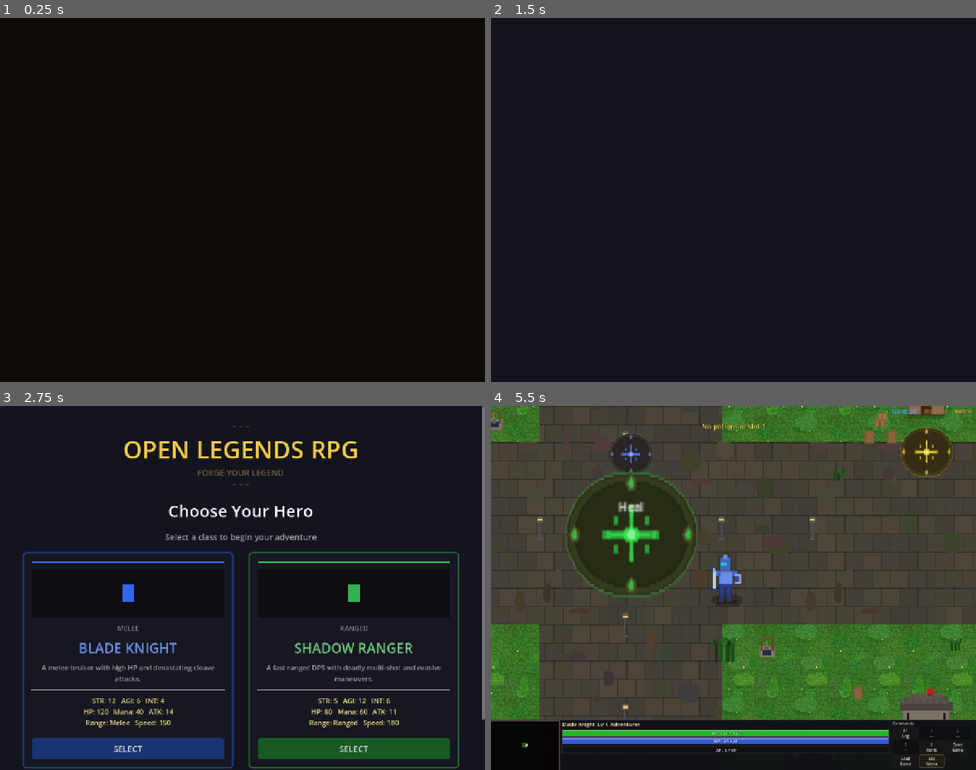
Above: before the commit, frames 1-4 (two rows, left to right).
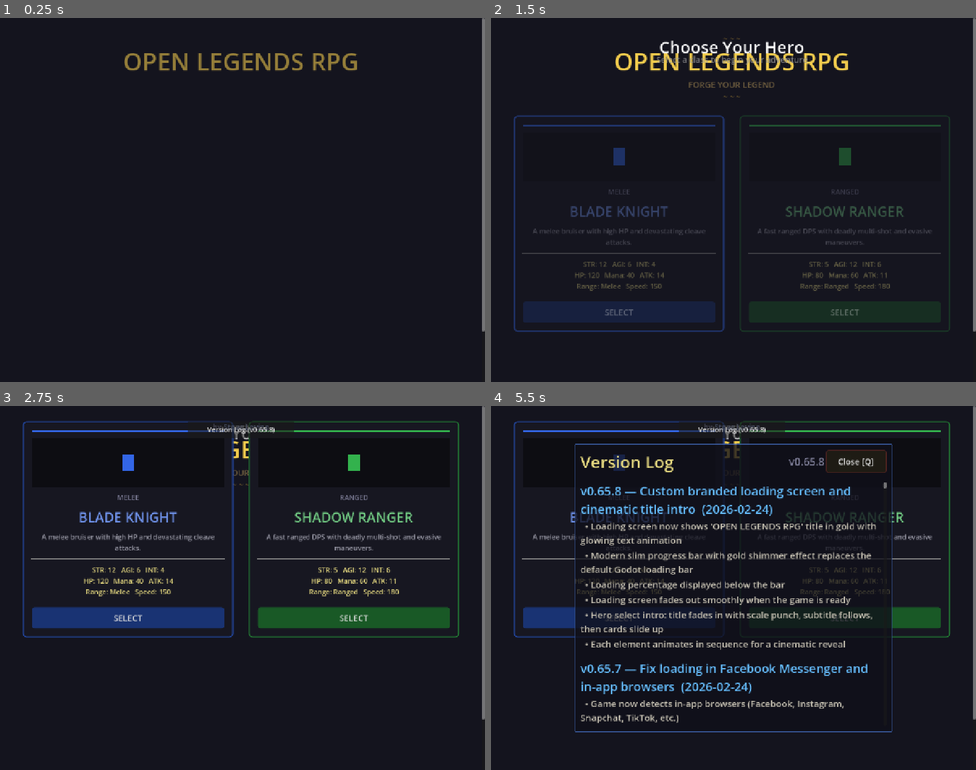
Above: after the commit, the same moments.

Repository: slxny/legends-open-rpg
Game: Godot game, scene res://scenes/main.tscn
Same seed, same stepped clock (60 frames per second), same inputs: the game is played once before the commit and once after it.
Inputs (mouse positions are in pixels of both pictures, inside the frame that each line leads up to):
- Up to frame 1 (0.25 s): no input
- Up to frame 2 (1.5 s): tap Enter at 0.5 s; move the mouse to (840, 181) at 0.52 s; hold D (move_right) 0.53-1.25 s; hold Space (attack) 0.53-1.25 s; click (840, 181) at 0.67 s; drag from (636, 218) to (709, 272) at 1.27 s
- Up to frame 3 (2.75 s): click (242, 566) at 2 s, where only the run after the commit has a clickable "Version Log (v0.65.8)"
- Up to frame 4 (5.5 s): click (733, 427) at 2.75 s, where only the run after the commit has a clickable "Version Log (v0.65.8)"; click "SELECT" at 3.5 s; move the mouse to (524, 744) at 4.27 s; hold D (move_right) 4.28-5 s; tap 1 at 4.35 s; click (524, 744) at 4.42 s; drag from (709, 660) to (942, 482) at 5.02 s

The runs differ from the first frame. In frame 1, 1.7% of the frame differs, in the area x 25-100%, y 0-87%; in frame 2, 11%; in frame 3, 20%; in frame 4, 87%, in the area x 0-100%, y 0-100%.

Commit message:
Custom branded loading screen + cinematic hero select intro (v0.65.8)
Custom HTML shell replaces default Godot loading screen with gold
"OPEN LEGENDS RPG" title, shimmering progress bar, and smooth
fade-out. Hero select now has staggered cinematic reveal: title
scales in, subtitle follows, decorations appear, then cards slide
up from below.

Co-Authored-By: Claude Opus 4.6 <noreply@anthropic.com>

Diff:
--- a/scenes/hero_select/hero_select.gd
+++ b/scenes/hero_select/hero_select.gd
@@ -14,7 +14,11 @@
 var _cards: Dictionary = {}
 var _changelog_dialog: CanvasLayer = null
 var _is_mobile: bool = false
-var _fade_overlay: ColorRect = null
+var _title_section: VBoxContainer = null
+var _game_title_label: Label = null
+var _game_sub_label: Label = null
+var _deco_top_line: HBoxContainer = null
+var _deco_bot_line: HBoxContainer = null
 
 func _ready() -> void:
 	_detect_mobile()
@@ -341,51 +345,51 @@
 
 func _build_game_title() -> void:
 	# Insert game title section ABOVE "Choose Your Hero"
-	var title_section = VBoxContainer.new()
-	title_section.add_theme_constant_override("separation", 4 if _is_mobile else 2)
-	title_section.alignment = BoxContainer.ALIGNMENT_CENTER
+	_title_section = VBoxContainer.new()
+	_title_section.add_theme_constant_override("separation", 4 if _is_mobile else 2)
+	_title_section.alignment = BoxContainer.ALIGNMENT_CENTER
 
 	# Top decorative line
-	var top_line = HBoxContainer.new()
-	top_line.alignment = BoxContainer.ALIGNMENT_CENTER
+	_deco_top_line = HBoxContainer.new()
+	_deco_top_line.alignment = BoxContainer.ALIGNMENT_CENTER
 	var deco_top = Label.new()
 	deco_top.text = "~ ~ ~"
 	deco_top.horizontal_alignment = HORIZONTAL_ALIGNMENT_CENTER
 	deco_top.add_theme_font_size_override("font_size", 28 if _is_mobile else 20)
 	deco_top.add_theme_color_override("font_color", Color(0.7, 0.55, 0.2, 0.6))
-	top_line.add_child(deco_top)
-	title_section.add_child(top_line)
+	_deco_top_line.add_child(deco_top)
+	_title_section.add_child(_deco_top_line)
 
 	# Main game title
-	var game_title = Label.new()
-	game_title.text = "OPEN LEGENDS RPG"
-	game_title.horizontal_alignment = HORIZONTAL_ALIGNMENT_CENTER
-	game_title.add_theme_font_size_override("font_size", 72 if _is_mobile else 64)
-	game_title.add_theme_color_override("font_color", Color(0.95, 0.8, 0.3))
-	title_section.add_child(game_title)
+	_game_title_label = Label.new()
+	_game_title_label.text = "OPEN LEGENDS RPG"
+	_game_title_label.horizontal_alignment = HORIZONTAL_ALIGNMENT_CENTER
+	_game_title_label.add_theme_font_size_override("font_size", 72 if _is_mobile else 64)
+	_game_title_label.add_theme_color_override("font_color", Color(0.95, 0.8, 0.3))
+	_title_section.add_child(_game_title_label)
 
 	# Subtitle accent
-	var game_sub = Label.new()
-	game_sub.text = "FORGE YOUR LEGEND"
-	game_sub.horizontal_alignment = HORIZONTAL_ALIGNMENT_CENTER
-	game_sub.add_theme_font_size_override("font_size", 28 if _is_mobile else 22)
-	game_sub.add_theme_color_override("font_color", Color(0.6, 0.5, 0.3, 0.7))
-	title_section.add_child(game_sub)
+	_game_sub_label = Label.new()
+	_game_sub_label.text = "FORGE YOUR LEGEND"
+	_game_sub_label.horizontal_alignment = HORIZONTAL_ALIGNMENT_CENTER
+	_game_sub_label.add_theme_font_size_override("font_size", 28 if _is_mobile else 22)
+	_game_sub_label.add_theme_color_override("font_color", Color(0.6, 0.5, 0.3, 0.7))
+	_title_section.add_child(_game_sub_label)
 
 	# Bottom decorative line
-	var bot_line = HBoxContainer.new()
-	bot_line.alignment = BoxContainer.ALIGNMENT_CENTER
+	_deco_bot_line = HBoxContainer.new()
+	_deco_bot_line.alignment = BoxContainer.ALIGNMENT_CENTER
 	var deco_bot = Label.new()
 	deco_bot.text = "~ ~ ~"
 	deco_bot.horizontal_alignment = HORIZONTAL_ALIGNMENT_CENTER
 	deco_bot.add_theme_font_size_override("font_size", 28 if _is_mobile else 20)
 	deco_bot.add_theme_color_override("font_color", Color(0.7, 0.55, 0.2, 0.6))
-	bot_line.add_child(deco_bot)
-	title_section.add_child(bot_line)
+	_deco_bot_line.add_child(deco_bot)
+	_title_section.add_child(_deco_bot_line)
 
 	# Insert at position 0 in vbox (before TitleLabel)
-	vbox.add_child(title_section)
-	vbox.move_child(title_section, 0)
+	vbox.add_child(_title_section)
+	vbox.move_child(_title_section, 0)
 
 func _build_byline() -> void:
 	var byline_bar = HBoxContainer.new()
@@ -429,23 +433,61 @@
 	_changelog_dialog.open()
 
 func _start_title_fade_in() -> void:
-	# Hide all content initially
-	scroll.modulate.a = 0.0
-
-	# Dark overlay matching boot_splash bg_color for seamless transition
-	_fade_overlay = ColorRect.new()
-	_fade_overlay.color = Color(0.05, 0.04, 0.03, 1.0)
-	_fade_overlay.set_anchors_preset(Control.PRESET_FULL_RECT)
-	_fade_overlay.mouse_filter = Control.MOUSE_FILTER_IGNORE
-	add_child(_fade_overlay)
-
-	# Phase 1: fade overlay out over 1.2s (reveals dark background)
+	# Collect all vbox children after title_section for staggered reveal
+	# vbox order: [0] title_section, [1] TitleLabel, [2] SubtitleLabel,
+	#             [3] HeroContainer, [4] byline_bar, [5] version_bar
+	var child_count = vbox.get_child_count()
+
+	# Hide everything initially
+	for i in range(child_count):
+		vbox.get_child(i).modulate.a = 0.0
+
+	# Also hide individual title section children for per-element animation
+	_game_title_label.modulate.a = 0.0
+	_game_sub_label.modulate.a = 0.0
+	_deco_top_line.modulate.a = 0.0
+	_deco_bot_line.modulate.a = 0.0
+	# Make title_section visible so children can fade independently
+	_title_section.modulate.a = 1.0
+
+	# Collect the "below title" children (Choose Your Hero, subtitle, cards, byline, version)
+	var below_nodes: Array[Control] = []
+	for i in range(1, child_count):
+		below_nodes.append(vbox.get_child(i) as Control)
+
+	# Offset below-title content downward for slide-up effect
+	for i in range(below_nodes.size()):
+		below_nodes[i].position.y += 30.0
+
 	var tween = create_tween()
-	tween.tween_interval(0.3)  # brief hold on dark
-	tween.tween_property(_fade_overlay, "color:a", 0.0, 1.2).set_ease(Tween.EASE_OUT).set_trans(Tween.TRANS_CUBIC)
-	# Phase 2: fade content in over 0.8s
-	tween.tween_property(scroll, "modulate:a", 1.0, 0.8).set_ease(Tween.EASE_OUT).set_trans(Tween.TRANS_CUBIC)
-	tween.tween_callback(_fade_overlay.queue_free)
+	tween.set_parallel(true)
+
+	# Phase 1 (0.0s): Game title fades in with slight scale punch
+	tween.tween_property(_game_title_label, "modulate:a", 1.0, 1.0) \
+		.set_ease(Tween.EASE_OUT).set_trans(Tween.TRANS_CUBIC)
+	_game_title_label.scale = Vector2(1.08, 1.08)
+	_game_title_label.pivot_offset = _game_title_label.size / 2.0
+	tween.tween_property(_game_title_label, "scale", Vector2.ONE, 1.2) \
+		.set_ease(Tween.EASE_OUT).set_trans(Tween.TRANS_CUBIC)
+
+	# Phase 2 (0.4s): Subtitle fades in
+	tween.tween_property(_game_sub_label, "modulate:a", 1.0, 0.8) \
+		.set_ease(Tween.EASE_OUT).set_trans(Tween.TRANS_CUBIC).set_delay(0.4)
+
+	# Phase 3 (0.7s): Decorative lines fade in
+	tween.tween_property(_deco_top_line, "modulate:a", 1.0, 0.6) \
+		.set_ease(Tween.EASE_OUT).set_trans(Tween.TRANS_CUBIC).set_delay(0.7)
+	tween.tween_property(_deco_bot_line, "modulate:a", 1.0, 0.6) \
+		.set_ease(Tween.EASE_OUT).set_trans(Tween.TRANS_CUBIC).set_delay(0.7)
+
+	# Phase 4 (1.0s+): Below-title content fades in and slides up, staggered
+	for i in range(below_nodes.size()):
+		var delay = 1.0 + i * 0.2
+		var node = below_nodes[i]
+		tween.tween_property(node, "modulate:a", 1.0, 0.7) \
+			.set_ease(Tween.EASE_OUT).set_trans(Tween.TRANS_CUBIC).set_delay(delay)
+		tween.tween_property(node, "position:y", node.position.y - 30.0, 0.7) \
+			.set_ease(Tween.EASE_OUT).set_trans(Tween.TRANS_CUBIC).set_delay(delay)
 
 func _on_hero_selected(hero_key: String) -> void:
 	if _hero_selected:
--- a/scenes/ui/changelog_dialog.gd
+++ b/scenes/ui/changelog_dialog.gd
@@ -9,9 +9,22 @@
 var _is_visible: bool = false
 var _is_mobile: bool = false
 
-const GAME_VERSION := "v0.65.7"
+const GAME_VERSION := "v0.65.8"
 
 const CHANGELOG: Array[Dictionary] = [
+	{
+		"version": "v0.65.8",
+		"title": "Custom branded loading screen and cinematic title intro",
+		"date": "2026-02-24",
+		"entries": [
+			"Loading screen now shows 'OPEN LEGENDS RPG' title in gold with glowing text animation",
+			"Modern slim progress bar with gold shimmer effect replaces the default Godot loading bar",
+			"Loading percentage displayed below the bar",
+			"Loading screen fades out smoothly when the game is ready",
+			"Hero select intro: title fades in with scale punch, subtitle follows, then cards slide up",
+			"Each element animates in sequence for a cinematic reveal",
+		]
+	},
 	{
 		"version": "v0.65.7",
 		"title": "Fix loading in Facebook Messenger and in-app browsers",
Not shown, changed: export_presets.cfg
Not shown, added: web/custom_shell.html
